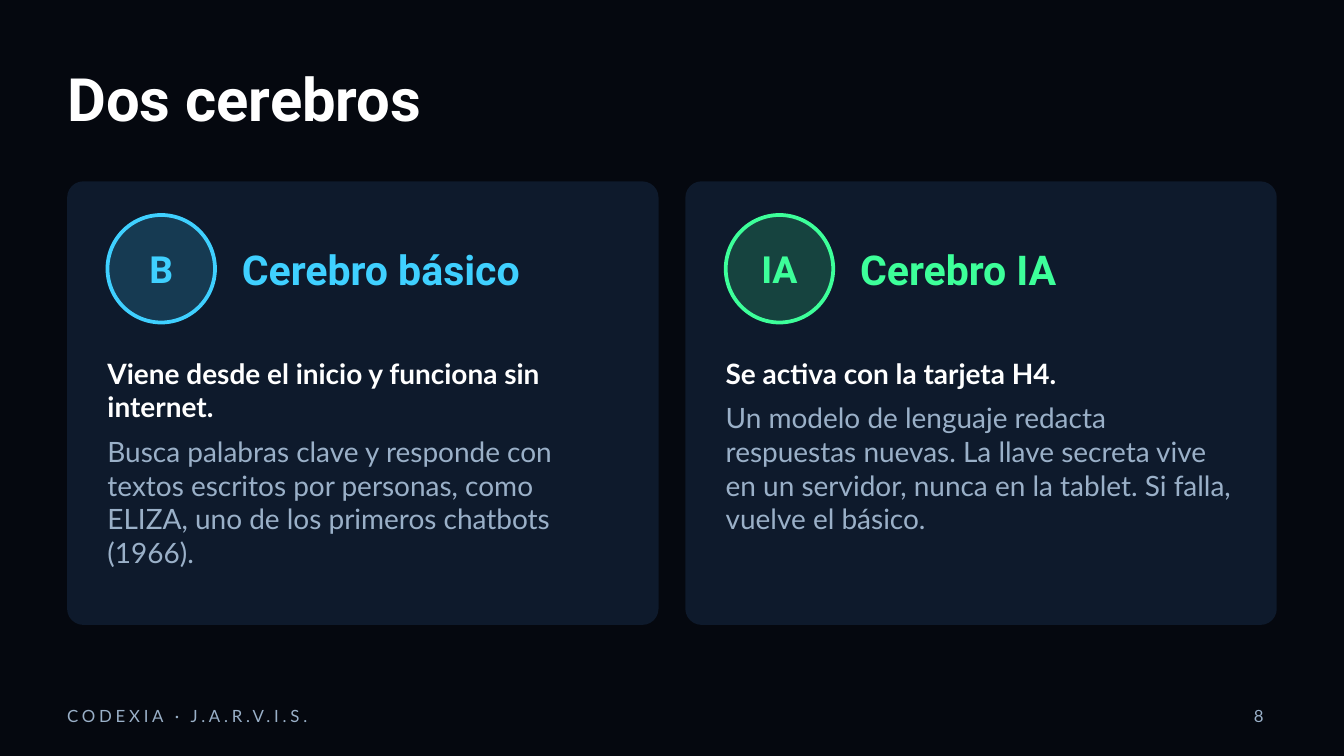
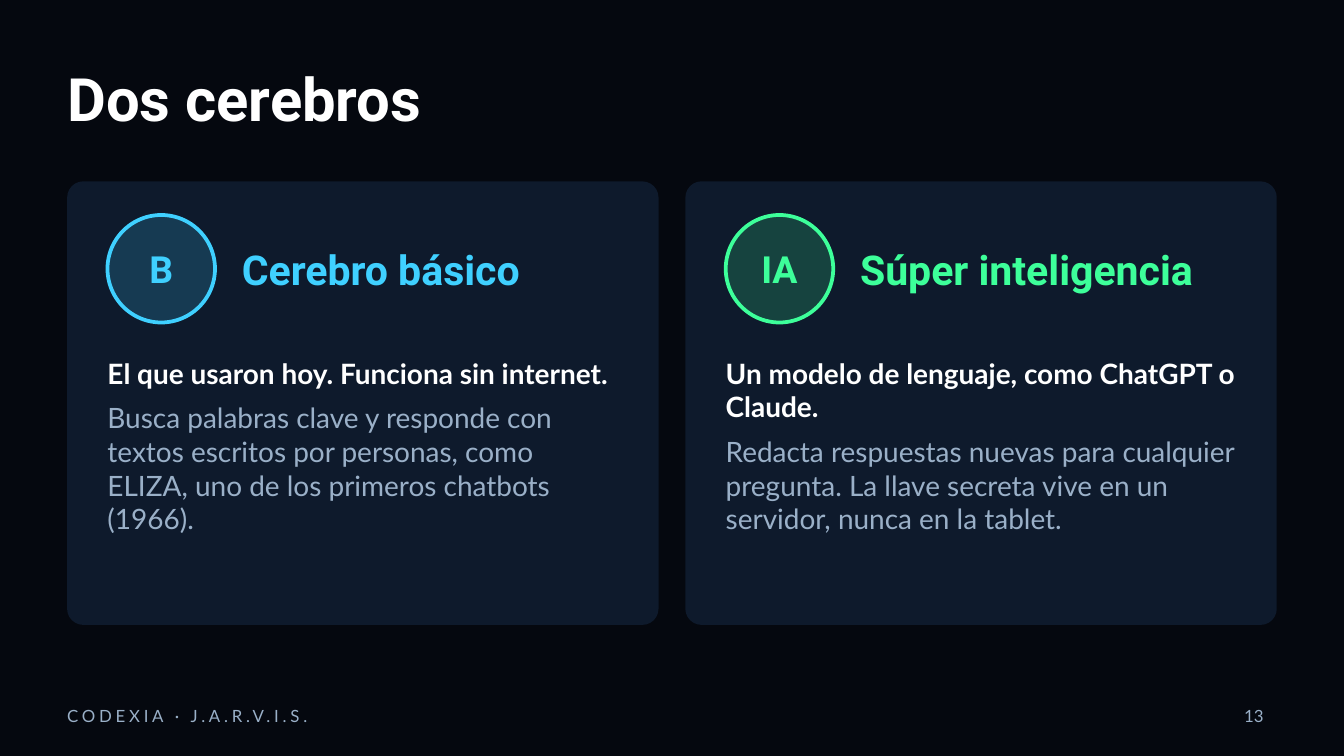
Before and after one commit to mparra37/jarvis-codexia, a slide deck: slide 13 of presentacion/JARVIS_taller_CODEXIA.pptx (slide 8 before the commit). Drawn at 1344x756 pixels with LibreOffice and Linux fonts; fonts in the diff are those of the drawing. Boxes give left, top, right and bottom in pixels: in the first picture for what was removed or moved away, otherwise in the second. Text is boxed around its words. In the diff, an @@ line names an element or a change of style, - is before the commit and + after.

```diff
--- a/presentacion/JARVIS_taller_CODEXIA.pptx
+++ b/presentacion/JARVIS_taller_CODEXIA.pptx
@@ text at box(860, 254, 1193, 294): text changed @@
-Cerebro IA
+Súper inteligencia
@@ text at box(107, 363, 608, 389): text changed @@
-Viene desde el inicio y funciona sin internet.
+El que usaron hoy. Funciona sin internet.
@@ text at box(726, 363, 1235, 533): text changed @@
-Se activa con la tarjeta H4.
-Un modelo de lenguaje redacta respuestas nuevas. La llave secreta vive en un servidor, nunca en la tablet. Si falla, vuelve el básico.
+Un modelo de lenguaje, como ChatGPT o Claude.
+Redacta respuestas nuevas para cualquier pregunta. La llave secreta vive en un servidor, nunca en la tablet.
@@ page number at box(1244, 710, 1264, 722): text changed @@
-8
+13
```
Also in this commit, not shown: 4 other slides changed, 7 slides added, 5 slides removed, 22 other files.
